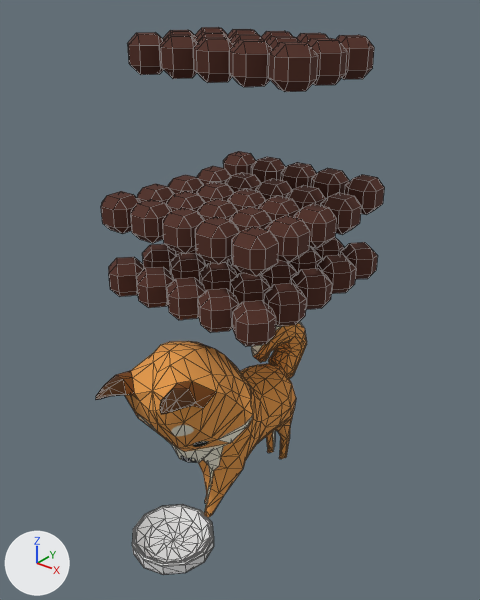
A saved change to the OBJ model ChiBaApp/app/src/main/assets/models/emptyBowl/emptyBowl_frame17.obj.
Camera for both pictures: a 50 mm camera at (11.24, -14.35, 15.81) aimed at (0.27, -0.65, 7.31). The lights are fixed; the arrows at lower left show +X, +Y and +Z. Mesh edges are drawn as thin lines. Where no turn or scale is listed for an object, it has been applied to the vertices.

Objects in the first picture: 'emptyBowl_frame17'.
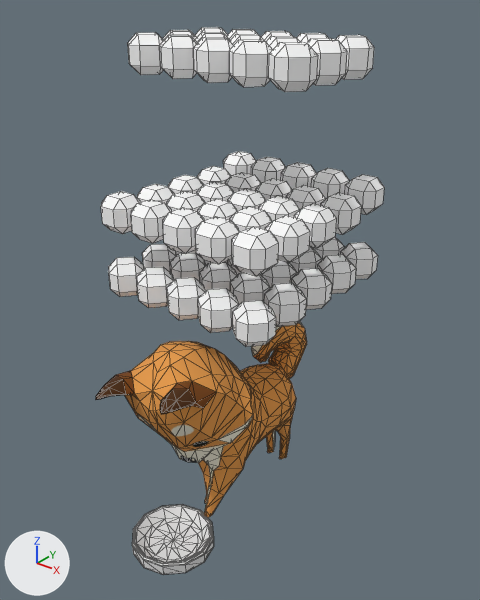
The change, as a diff of the scene's bpy script:
```diff
--- a/ChiBaApp/app/src/main/assets/models/emptyBowl/emptyBowl_frame17.obj.py
+++ b/ChiBaApp/app/src/main/assets/models/emptyBowl/emptyBowl_frame17.obj.py
@@ mat_fressnapffull_phong2sg @@
 mat_fressnapffull_phong2sg = principled_material('FressnapfFull:phong2SG')
-mat_fressnapffull_phong2sg.base_color = (0.08, 0.02, 0.01)  # brown #502719
+mat_fressnapffull_phong2sg.base_color = (1.0, 1.0, 1.0)  # white #ffffff
 mat_fressnapffull_phong2sg.roughness = 0.866
```

What differs and where, as boxes [x1, y1, x2, y2] in the pictures (480 x 600 px):
'emptyBowl_frame17', recoloured (brown to white)
    both: [101, 27, 384, 405]
